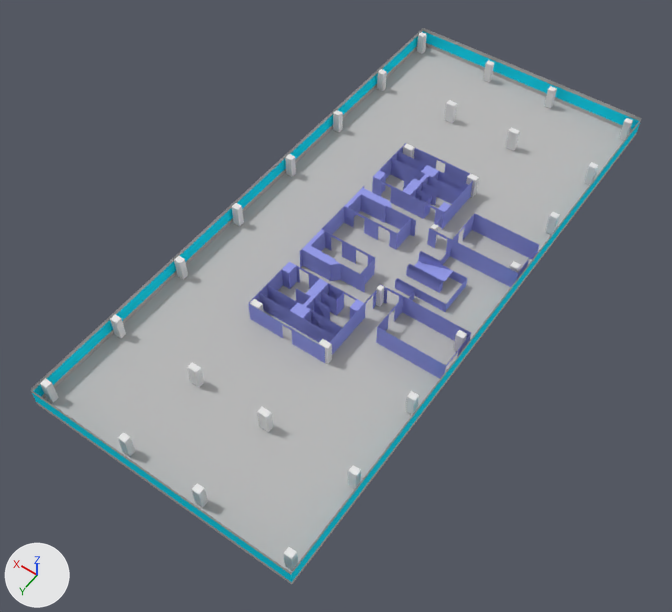
Renders of the Blender file models/tablas2-P2.blend from each side of a commit.
Before and after are seen from a camera (50 mm lens) standing at (-8.01, 10.53, 14.47) and looking at (-1.17, 0.95, -0.58). Every picture has the same lights, and +X, +Y and +Z are marked at lower left.

The first picture shows 'Columnas', 'Cristalera', 'Escaleras', 'Habitaciones', 'Pared exterior', 'Suelo'.
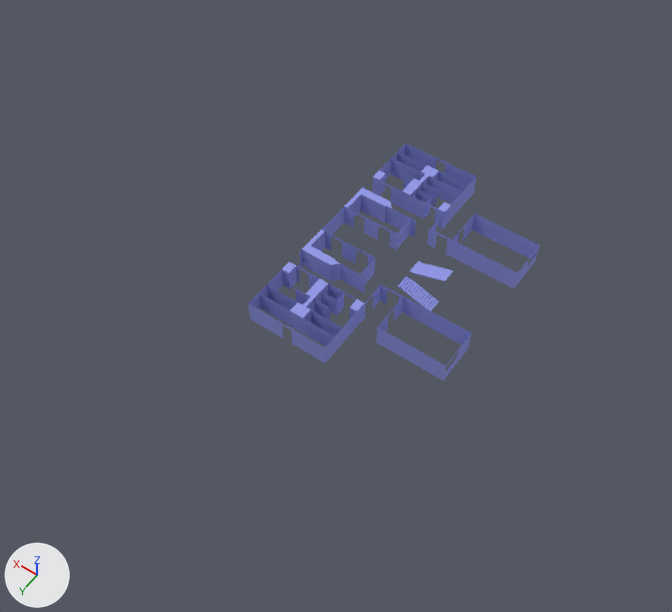
Where the change shows, as pixel boxes [x1, y1, x2, y2] in the pictures (672 x 612 px):
'Suelo', hidden: before [44, 46, 630, 572]
'Habitaciones.001', added (blue): after [248, 217, 471, 381]
'Cristalera', hidden: before [32, 31, 640, 582]
'Pared exterior', hidden: before [30, 28, 641, 584]
'Columnas', hidden: before [40, 32, 633, 571]
'Escaleras', hidden (blue): before [395, 249, 467, 312]

Patch to the scene script:
```diff
--- a/models/tablas2-P2.blend.py
+++ b/models/tablas2-P2.blend.py
@@ me_cube_001 @@
+me_cube_001.from_pydata(...)  # 169 vertices, 74 faces; spans x -3.9..11.3, y -7.4..3.8, z -2.0..0.0
+me_cube_001.materials.append(mat_azul)  # blue #959be7
@@ ob_pared_exterior @@
 ob_pared_exterior.scale = (0.25, 0.25, 0.25)
+ob_pared_exterior.hide_viewport = True
@@ ob_suelo @@
 ob_suelo.scale = (0.25, 0.25, 0.25)
+ob_suelo.hide_viewport = True
@@ ob_escaleras @@
 ob_escaleras.scale = (0.25, 0.25, 0.25)
+ob_escaleras.hide_viewport = True
@@ ob_columnas @@
 ob_columnas.scale = (0.065, 0.065, 0.25)
+ob_columnas.hide_viewport = True
@@ ob_cristalera @@
 ob_cristalera.scale = (0.25, 0.25, 0.25)
+ob_cristalera.hide_viewport = True
@@ ob_habitaciones_001 @@
+ob_habitaciones_001 = bpy.data.objects.new('Habitaciones.001', me_cube_001)
+ob_habitaciones_001.location = (-3.09, 1.6, 0.5)
+ob_habitaciones_001.scale = (0.25, 0.25, 0.25)
```
